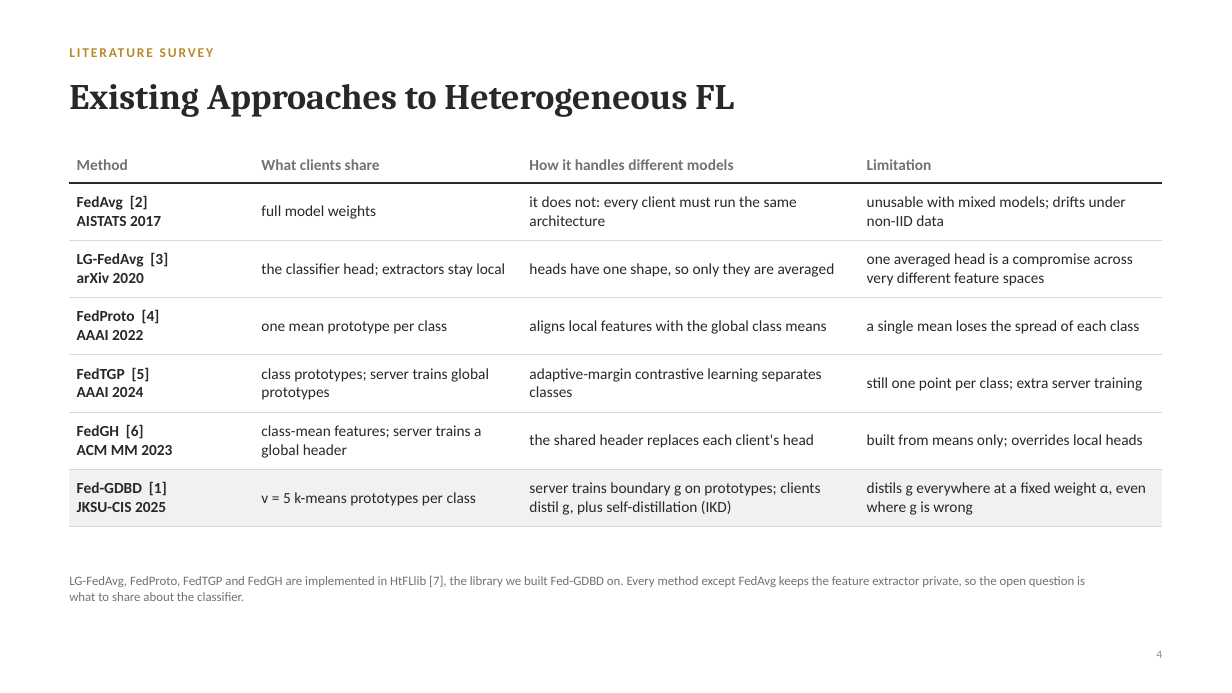
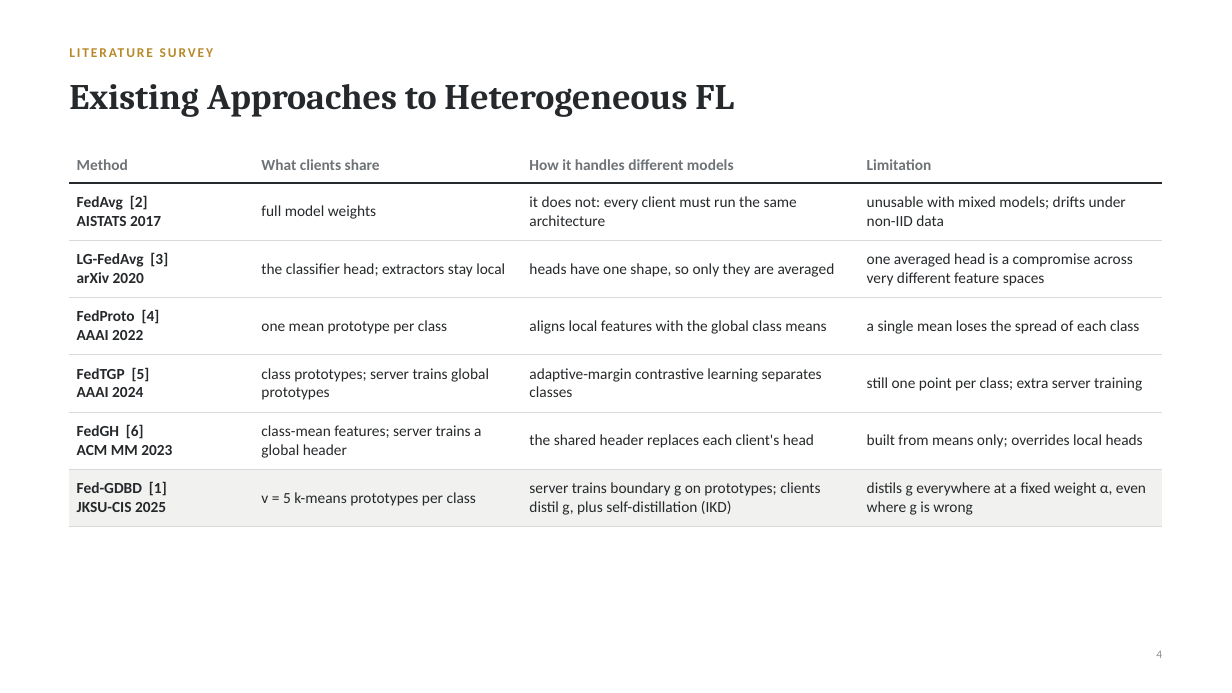
Before and after one commit to md25052007/Fed-GDBD-for-HtFL, a slide deck: slide 4 of presentation/Fed-GDBD_Final_Evaluation.pptx. Drawn at 1232x693 pixels with LibreOffice and Linux fonts; fonts in the diff are those of the drawing. Boxes give left, top, right and bottom in pixels: in the first picture for what was removed or moved away, otherwise in the second. Text is boxed around its words. In the diff, an @@ line names an element or a change of style, - is before the commit and + after.

```diff
--- a/presentation/Fed-GDBD_Final_Evaluation.pptx
+++ b/presentation/Fed-GDBD_Final_Evaluation.pptx
@@ text removed at <box>69,575,1085,601</box> @@
-LG-FedAvg, FedProto, FedTGP and FedGH are implemented in HtFLlib [7], the library we built Fed-GDBD on. Every method except FedAvg keeps the feature extractor private, so the open question is what to share about the classifier.
```
Also in this commit, not shown: 12 other slides changed, 9 other files.
